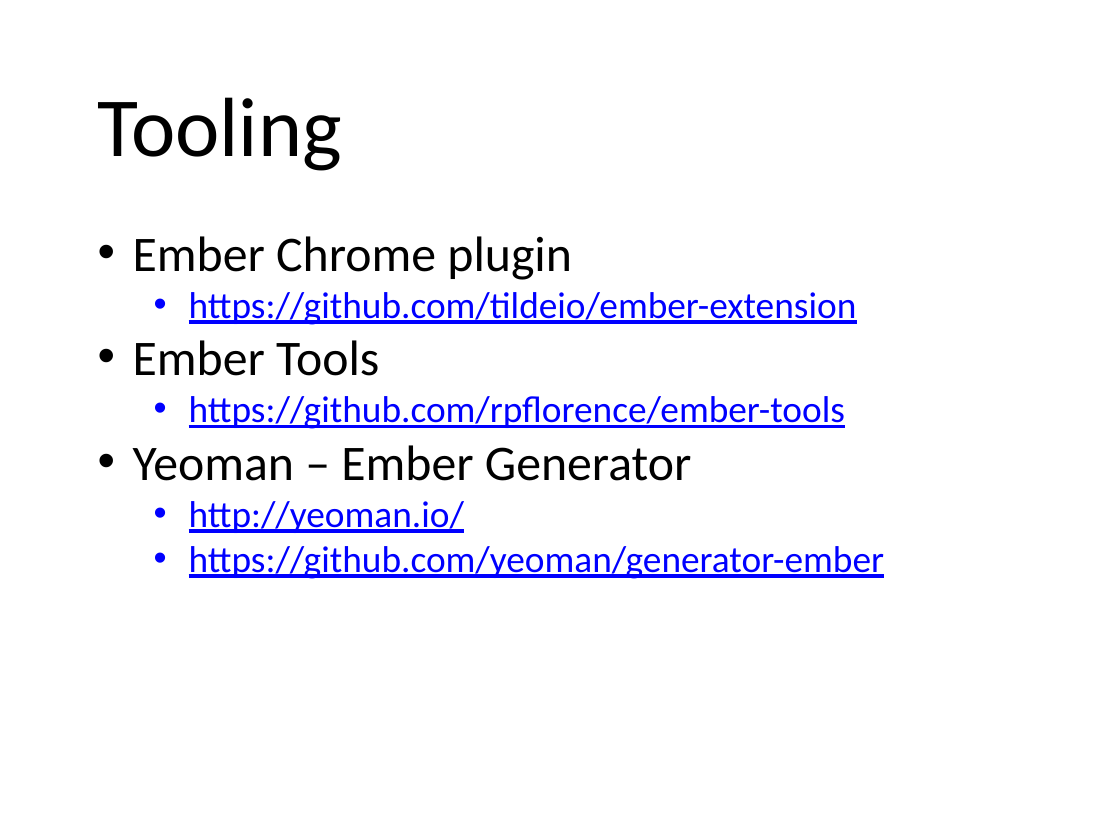
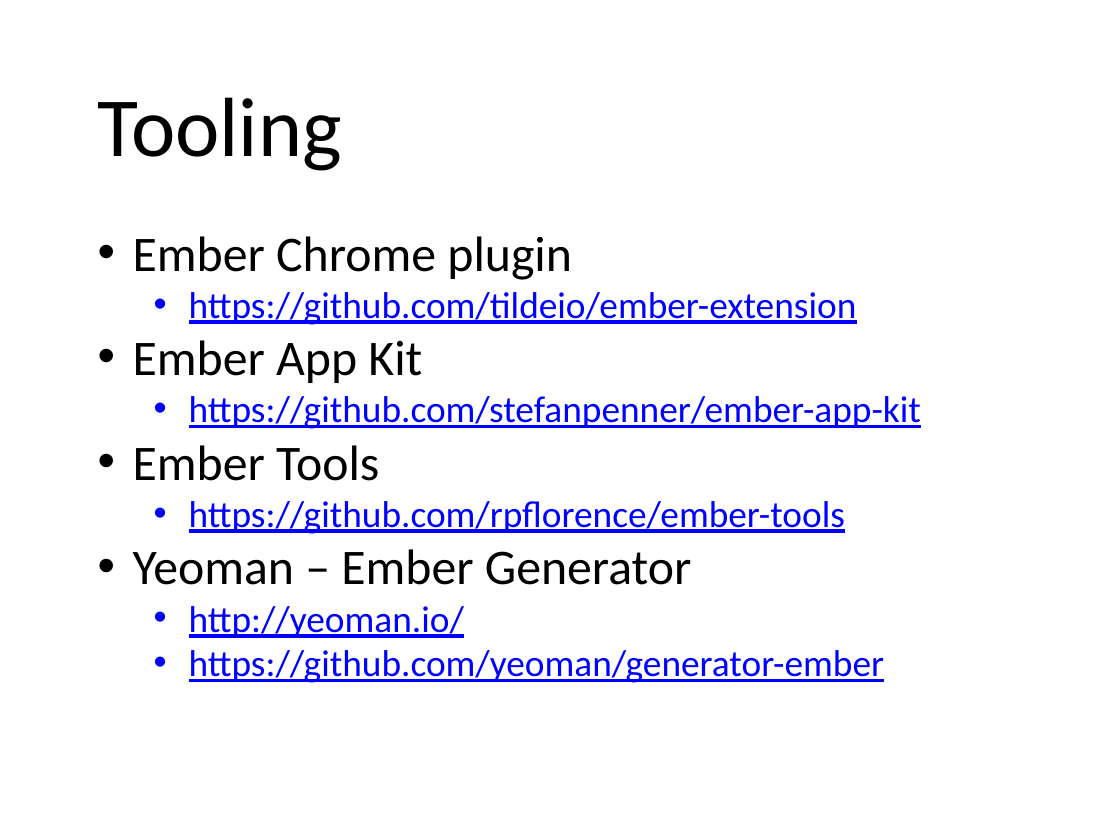
Before and after one commit to jayhogan/ember-mini-con, a slide deck: slide 5 of ember-mini-con.pptx. Drawn at 1120x840 pixels with LibreOffice and Linux fonts; fonts in the diff are those of the drawing. Boxes give left, top, right and bottom in pixels: in the first picture for what was removed or moved away, otherwise in the second. Text is boxed around its words. In the diff, an @@ line names an element or a change of style, - is before the commit and + after.

```diff
--- a/ember-mini-con.pptx
+++ b/ember-mini-con.pptx
@@ text at bbox=[133, 340, 921, 429]: paragraphs added @@
+• Ember App Kit
+  • https://github.com/stefanpenner/ember-app-kit
```
Also in this commit, not shown: 1 other file.
